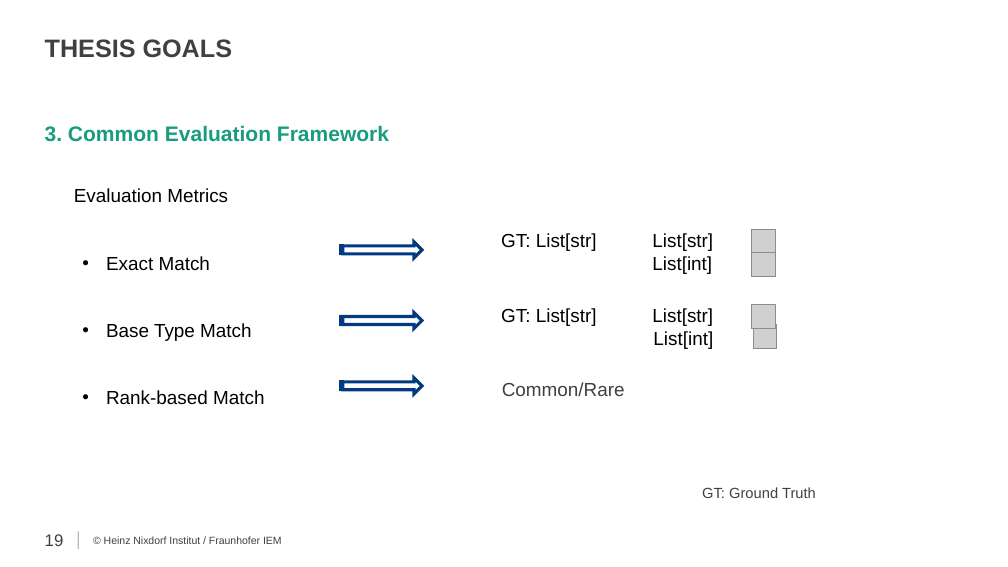
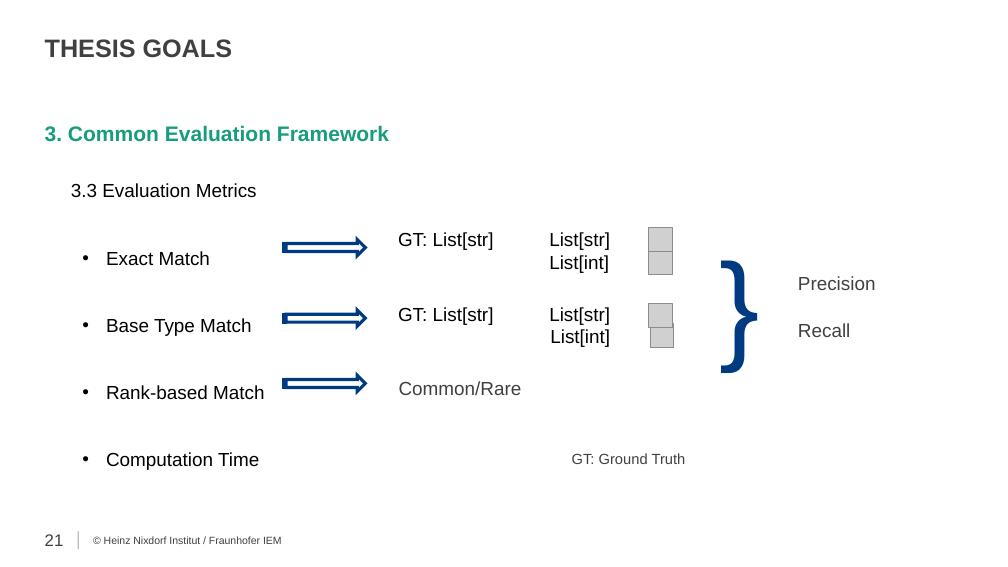
Before and after one commit to secure-software-engineering/TypeEvalPy, a slide deck: slide 21 of proposal/proposal_Samkutty.pptx (slide 19 before the commit). Drawn at 1008x567 pixels with LibreOffice and Linux fonts; fonts in the diff are those of the drawing; grey boxes stand for pictures; background and template pictures are left out. Boxes give left, top, right and bottom in pixels: in the first picture for what was removed or moved away, otherwise in the second. Text is boxed around its words. In the diff, an @@ line names an element or a change of style, - is before the commit and + after.

```diff
--- a/proposal/proposal_Samkutty.pptx
+++ b/proposal/proposal_Samkutty.pptx
@@ text at bbox=[71, 183, 257, 198]: text changed @@
-Evaluation Metrics
+3.3 Evaluation Metrics
@@ text "GT: List[str] List[str]": place and size @@
-text "GT: List[str] List[str]" at bbox=[501, 233, 713, 274]
+text "GT: List[str] List[str]" at bbox=[398, 232, 610, 273]
@@ text added at bbox=[719, 228, 795, 477], 115 pt, text gradient #003A80 to #179C7D @@
+}
@@ text added at bbox=[798, 276, 876, 290], 18 pt, text #404040 @@
+Precision
@@ text "GT: List[str] List[str]": place and size @@
-text "GT: List[str] List[str]" at bbox=[501, 308, 713, 349]
+text "GT: List[str] List[str]" at bbox=[398, 307, 610, 347]
@@ text added at bbox=[798, 323, 850, 337], 18 pt, text #404040 @@
+Recall
@@ 3 striped right arrows: place and size @@
-3 striped right arrows at bbox=[340, 242, 422, 394]
+3 striped right arrows at bbox=[284, 240, 365, 392]
@@ 4 pictures, 1 text: place and size @@
-4 pictures, 1 text at bbox=[502, 229, 777, 396]
+4 pictures, 1 text at bbox=[399, 228, 674, 395]
@@ text at bbox=[106, 452, 259, 470]: paragraph added @@
+  • Computation Time
@@ text "GT: Ground Truth": place and size @@
-text "GT: Ground Truth" at bbox=[702, 487, 816, 498]
+text "GT: Ground Truth" at bbox=[572, 453, 686, 464]
@@ page number at bbox=[45, 534, 64, 546]: text changed @@
-19
+21
```
Also in this commit, not shown: 10 other slides changed, 3 slides added.
